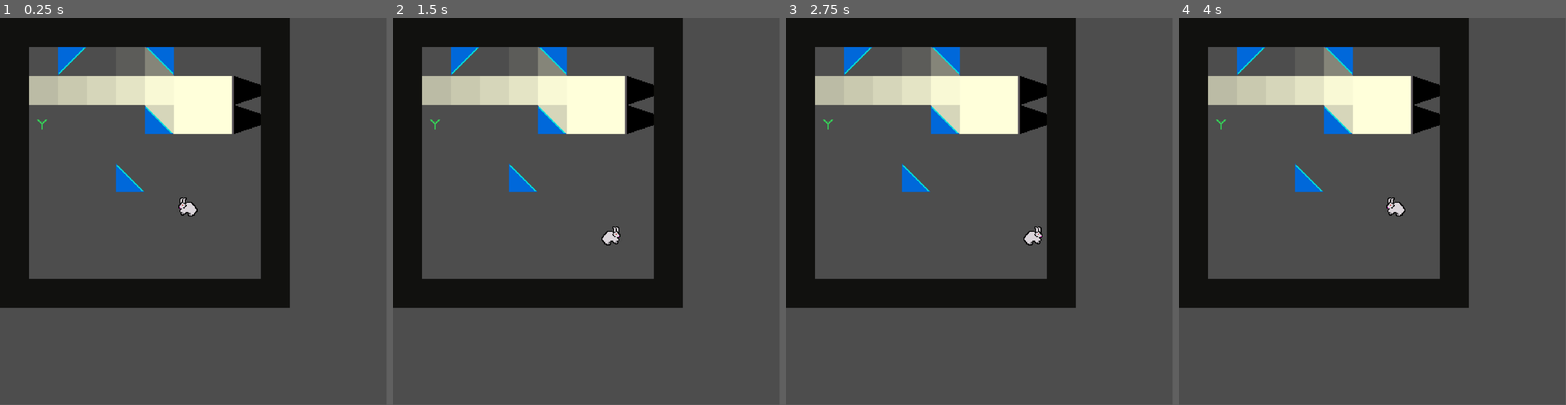
Above: before the commit, frames 1-4 (left to right).
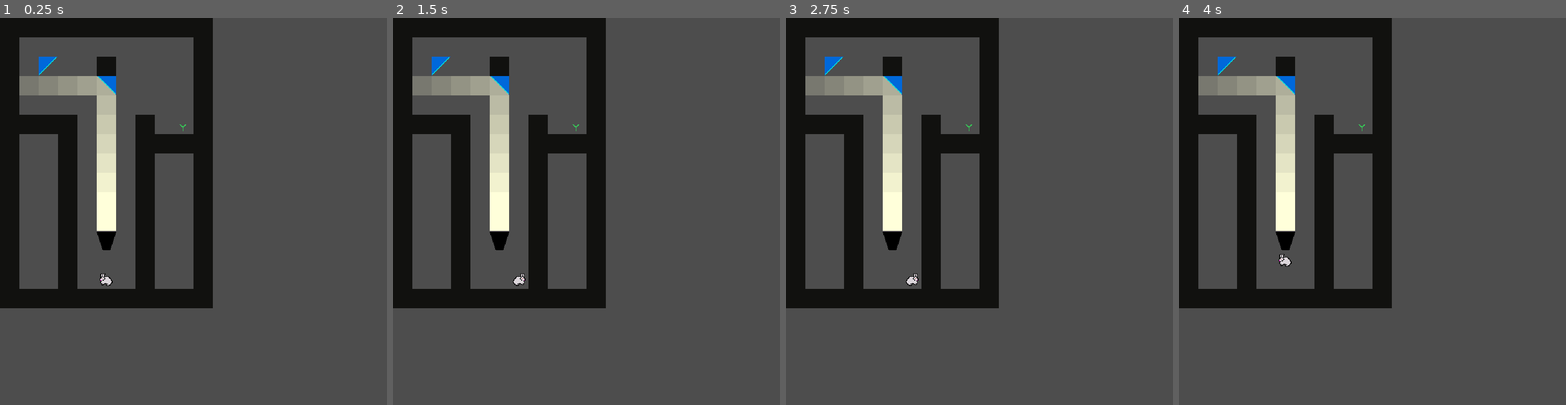
Above: after the commit, the same moments.

Repository: VideoJams/RabbitJam
Game: Godot game, scene res://scenes/main.tscn
The game is run twice, just before and just after one commit, with the same random seed, the same clock (stepped at 60 frames per second) and the same inputs.
Inputs:
- Up to frame 1 (0.25 s): no input
- Up to frame 2 (1.5 s): tap Enter at 0.5 s; hold Right (ui_right) 0.53-1.28 s; tap Space at 1.25 s; hold Down (ui_down) from 1.28 s (still down)
- Up to frame 3 (2.75 s): tap Enter at 2 s; release Down (ui_down) at 2.03 s; hold Right (ui_right) from 2.03 s (still down)
- Up to frame 4 (4 s): tap Space at 2.75 s; release Right (ui_right) at 2.78 s; hold Up (ui_up) 2.78-3.53 s; tap Enter at 3.5 s; hold Left (ui_left) from 3.53 s (still down)
In our replay, the window is 799x799 before the commit and 800x800 after it. These sizes can differ from the game's own. Grey fills any space a smaller window leaves; there, only what the larger window draws over its background counts as a difference.

The runs differ from the first frame. In frame 1, 28% of the frame differs, in the area x 0-75%, y 0-75%; in frame 2, 28%; in frame 3, 28%; in frame 4, 28%.

Commit message:
create level and add heavy mirror

Diff:
--- a/project.godot
+++ b/project.godot
@@ -21,8 +21,8 @@
 
 [display]
 
-window/size/viewport_width=640
-window/size/viewport_height=640
+window/size/viewport_width=960
+window/size/viewport_height=960
 window/stretch/scale=1.5
 
 [rendering]
--- a/scripts/level.gd
+++ b/scripts/level.gd
@@ -15,7 +15,7 @@
 var spotlight
 
 func _ready() -> void:
-	level_three()
+	level_four()
 
 func reset_level():
 	await get_tree().create_timer(1.0).timeout
@@ -92,6 +92,52 @@
 	rabbit.connect("dead", reset_level)
 	add_child(rabbit)
 
+func level_four():
+	create_walls(11,15)
+	create_wall(grid_position(1,5))
+	create_wall(grid_position(2,5))
+	create_wall(grid_position(3,5))
+
+	create_wall(grid_position(3,6))
+	create_wall(grid_position(3,7))
+	create_wall(grid_position(3,8))
+	create_wall(grid_position(3,9))
+	create_wall(grid_position(3,10))
+	create_wall(grid_position(3,11))
+	create_wall(grid_position(3,12))
+	create_wall(grid_position(3,13))
+
+	create_wall(grid_position(7,5))
+	create_wall(grid_position(8,6))
+	create_wall(grid_position(9,6))
+
+	create_wall(grid_position(7,6))
+	create_wall(grid_position(7,7))
+	create_wall(grid_position(7,8))
+	create_wall(grid_position(7,9))
+	create_wall(grid_position(7,10))
+	create_wall(grid_position(7,11))
+	create_wall(grid_position(7,12))
+	create_wall(grid_position(7,13))
+
+	create_wall(grid_position(5,2))
+
+	create_mirror(grid_position(2,2),"SE")
+	create_mirror(grid_position(5,3),"SW")
+	create_spotlight(grid_position(5,11),"N",set_light_reduction(14),true)
+
+	var carrot = carrot_scene.instantiate()
+	carrot.global_position = grid_position(9,5)
+	add_child(carrot)
+
+	rabbit = rabbit_scene.instantiate()
+	rabbit.global_position = grid_position(5,13)
+	rabbit.connect("dead", reset_level)
+	add_child(rabbit)
+
+func grid_position(x: int, y: int) -> Vector2:
+	return Vector2(x*32+16, y*32+16)
+
 func set_light_reduction(lights: int) -> float:
 	return 0.91 / float(lights - 2)
 
@@ -111,7 +157,7 @@
 	wall.global_position = pos
 	add_child(wall)
 
-func create_spotlight(pos: Vector2, facing: String, reduction: float) -> void:
+func create_spotlight(pos: Vector2, facing: String, reduction: float, heavy=false) -> void:
 	var light = Vector2.UP
 	if facing == "E":
 		light = Vector2.RIGHT
@@ -130,6 +176,7 @@
 	spotlight.connect("moved", update_spotlight)
 	add_child(spotlight)
 	create_light(pos+32*(light), facing, reduction)
+	if heavy: spotlight.can_move=false
 
 func create_light(pos: Vector2, facing: String, reduction: float) -> void:
 	var light = light_scene.instantiate()
